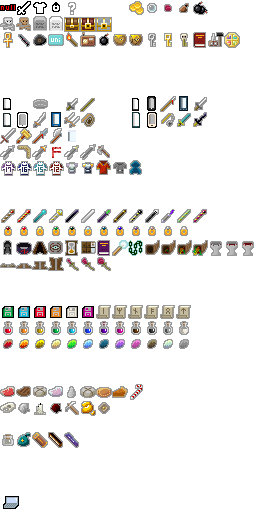
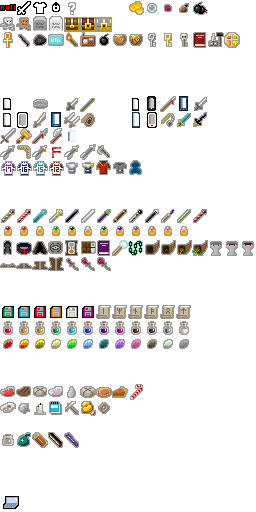
Layer changes from the first 256px x 512px image to the second:
painted on "combined" over [49, 401, 62, 415]
painted on "items" over [50, 403, 62, 414]
